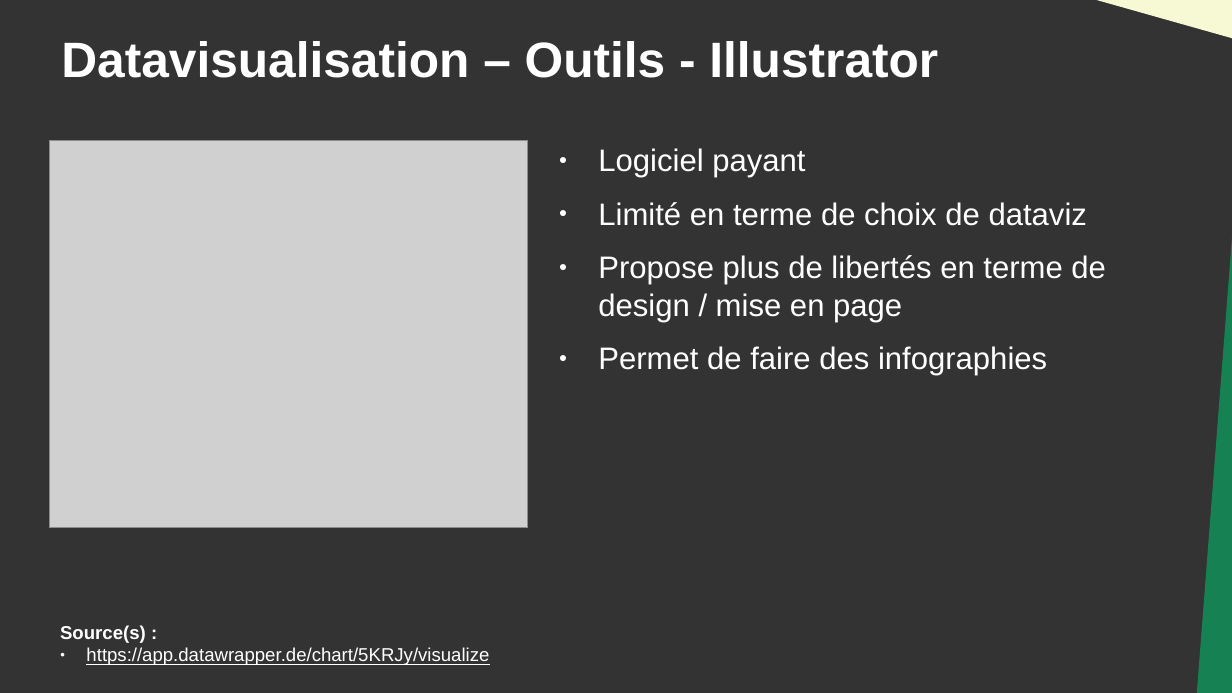
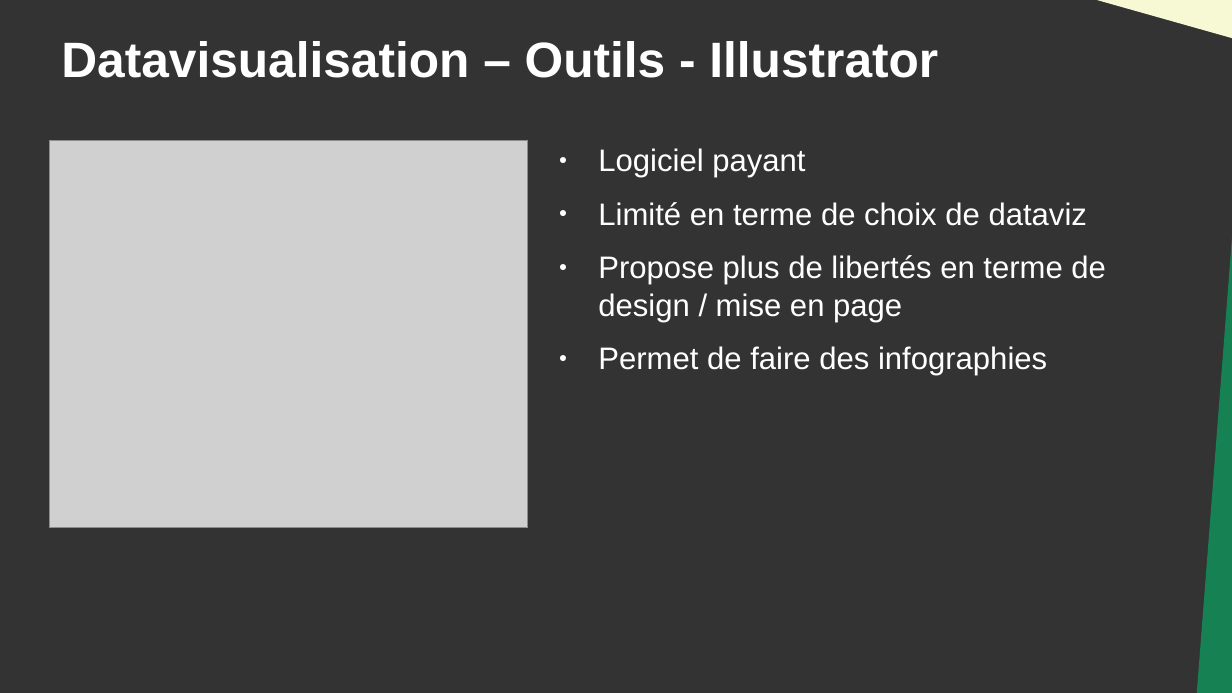
Before and after one commit to DanYellow/cours, a slide deck: slide 30 of data-journalisme-s4/travaux-pratiques/numero-4/presentation.odp. Drawn at 1232x693 pixels with LibreOffice and Linux fonts; fonts in the diff are those of the drawing; grey boxes stand for pictures. Boxes give left, top, right and bottom in pixels: in the first picture for what was removed or moved away, otherwise in the second. Text is boxed around its words. In the diff, an @@ line names an element or a change of style, - is before the commit and + after.

```diff
--- a/data-journalisme-s4/travaux-pratiques/numero-4/presentation.odp
+++ b/data-journalisme-s4/travaux-pratiques/numero-4/presentation.odp
@@ text removed at bbox=[60, 625, 489, 665] @@
-Source(s) :
-● https://app.datawrapper.de/chart/5KRJy/visualize
```
Also in this commit, not shown: 1 slide added, 1 other file.
